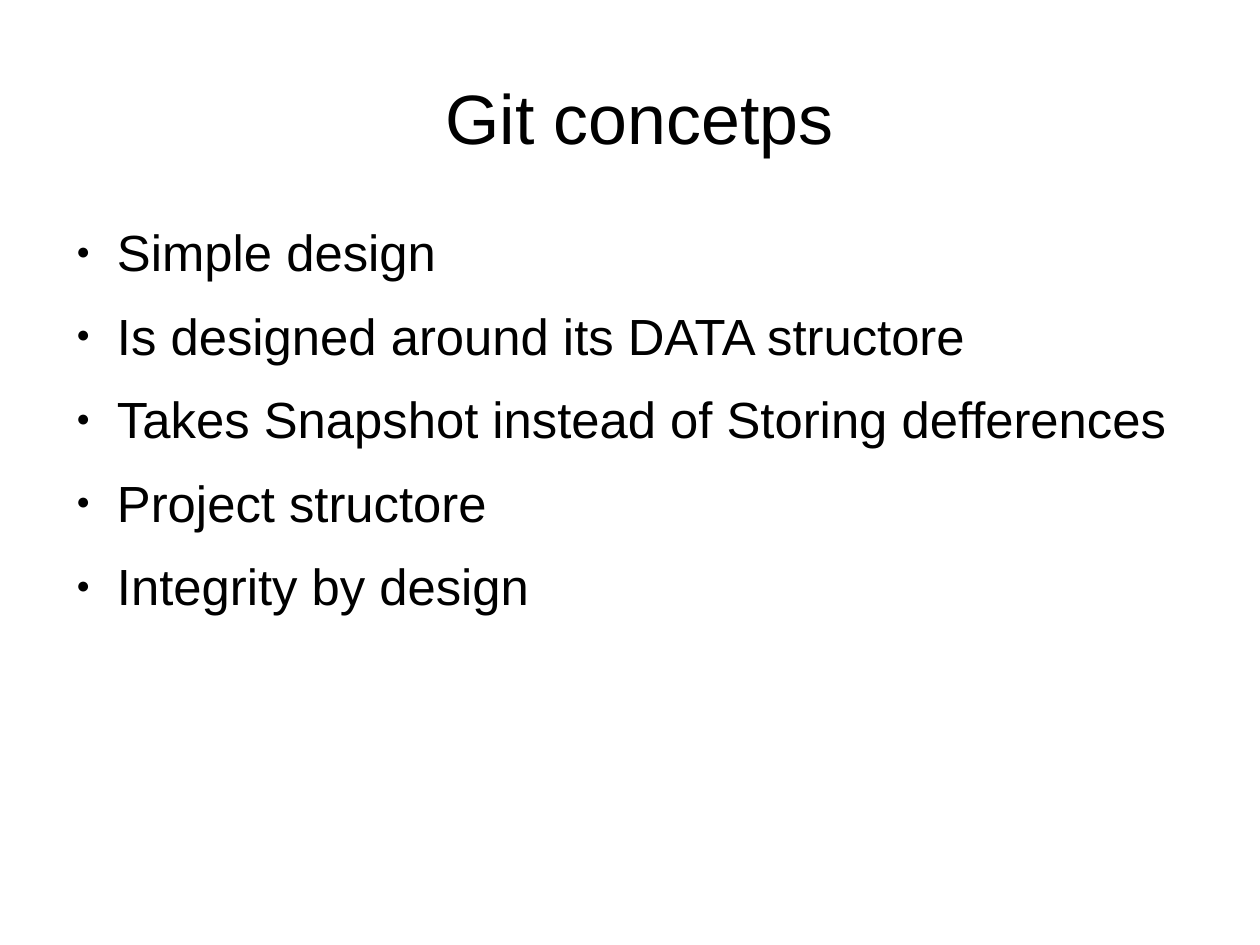
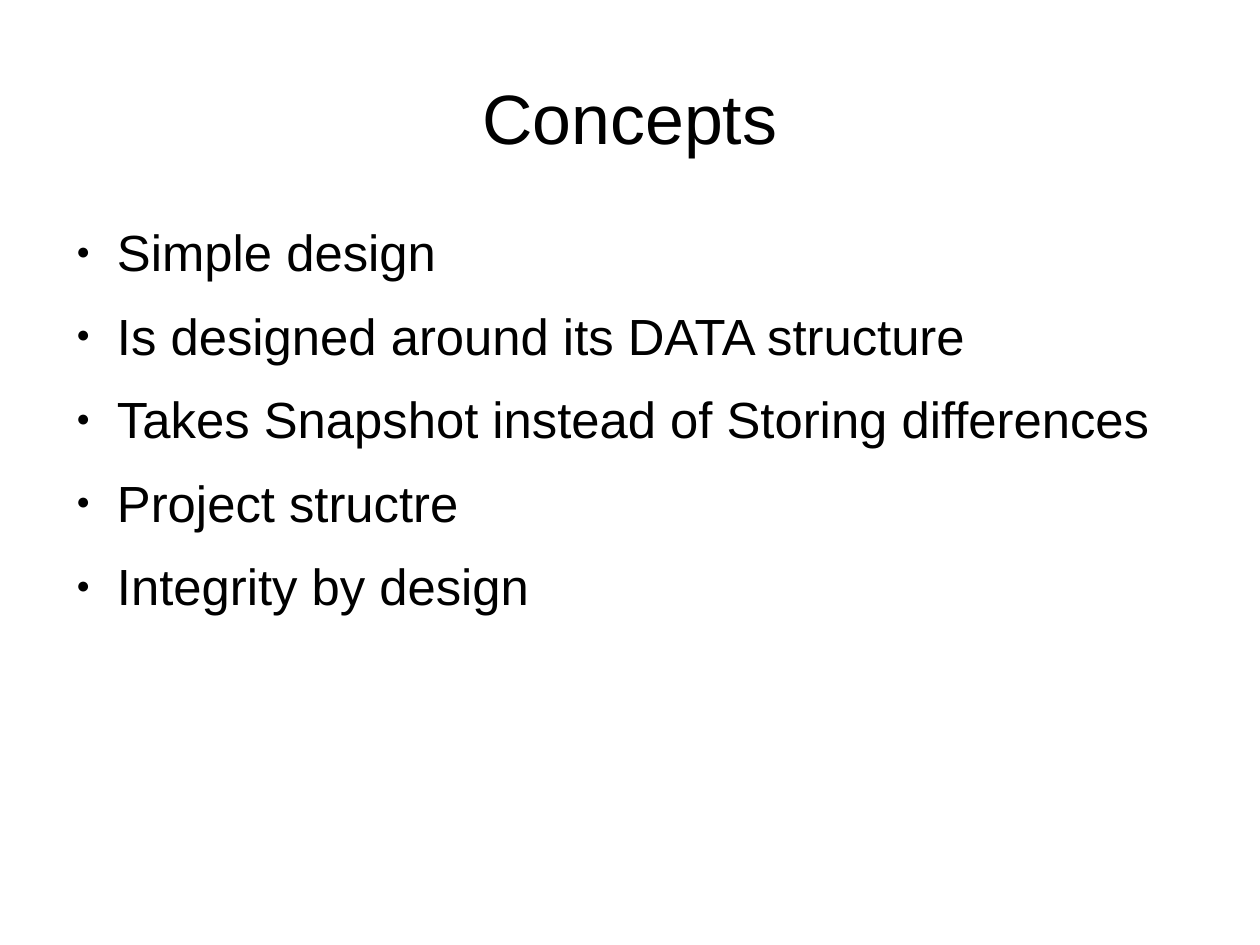
Before and after one commit to aminhjz-old/learngitthehardway, a slide deck: slide 2 of learngitthehardway.odp (slide 3 before the commit). Drawn at 1260x945 pixels with LibreOffice and Linux fonts; fonts in the diff are those of the drawing. Boxes give left, top, right and bottom in pixels: in the first picture for what was removed or moved away, otherwise in the second. Text is boxed around its words. In the diff, an @@ line names an element or a change of style, - is before the commit and + after.

```diff
--- a/learngitthehardway.odp
+++ b/learngitthehardway.odp
@@ title at (x1=482, y1=95, x2=777, y2=157): text changed @@
-Git concetps
+Concepts
@@ text at (x1=117, y1=318, x2=1150, y2=532): text changed @@
-● Is designed around its DATA structore
-● Takes Snapshot instead of Storing defferences
-● Project structore
+● Is designed around its DATA structure
+● Takes Snapshot instead of Storing differences
+● Project structre
```
Also in this commit, not shown: 5 other slides changed, 7 slides added, 2 slides removed, 4 other files.
